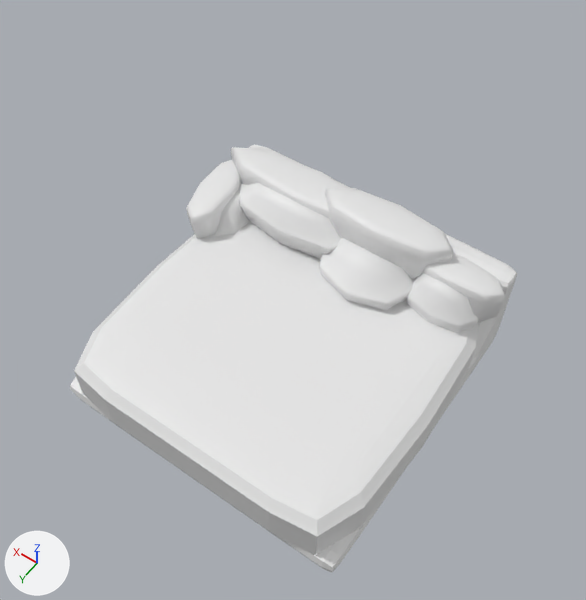
What one commit did to the FBX model Assets/DELETEMELATER2/GroundWater.fbx.
Rendered twice from a 50 mm lens placed at (-0.852, 1.166, 1.404), pointed at (-0.032, 0.018, -0.401). The lights are fixed; the arrows at lower left show +X, +Y and +Z. Where no turn or scale is listed for an object, it has been applied to the vertices.

The scene before the commit, as lines of its bpy script (objects in view):
```python
me_cube = bpy.data.meshes.new('Cube')
me_cube.from_pydata(...)  # 682 vertices, 664 faces; spans x -0.539..0.51, y -0.793..-0.358, z -0.452..0.538
me_cube_001 = bpy.data.meshes.new('Cube.001')
me_cube_001.from_pydata(...)  # 101 vertices, 92 faces; spans x -0.54..0.457, y -0.462..0.462, z -0.723..-0.559
ob_waterground = bpy.data.objects.new('WaterGround', me_cube_001)
ob_waterground.location = (0.033, 0.038, 0.004)
ob_waterwallside = bpy.data.objects.new('WaterWallSide', me_cube)
ob_waterwallside.location = (0.033, 0.038, 0.004)
ob_waterwallside.rotation_euler = (1.571, 0.0, 0.0)  # degrees (90, 0, 0)
```
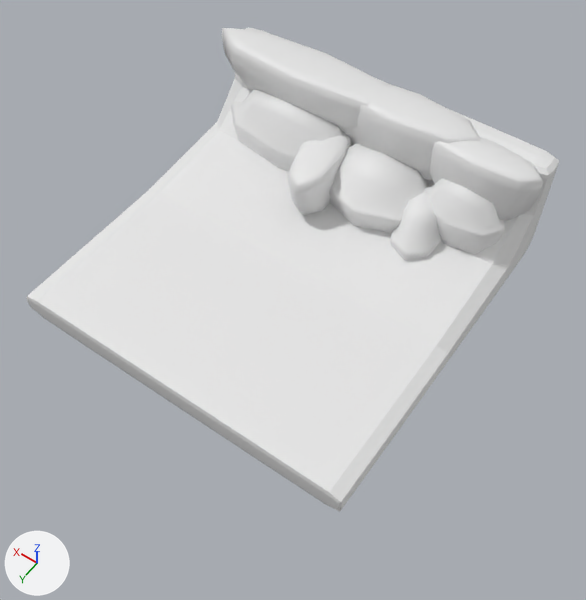
Boxes (x1, y1, x2, y2) around the edits, measured in the pictures (586 x 600 px; the box of a moved part takes in the faces that stretch with it):
'WaterWallSide', reshaped, turned: before (70, 144, 517, 572); after (27, 27, 559, 512)
'WaterGround', deleted: before (74, 222, 479, 555)
part 1 of me_cube, moved or reshaped: before (215, 189, 250, 236); after (390, 192, 441, 260)
part 2 of me_cube, moved or reshaped: before (186, 160, 241, 239); after (288, 131, 352, 216)
part 3 of me_cube, moved or reshaped: before (239, 183, 341, 259); after (231, 90, 342, 171)
part 4 of me_cube, moved or reshaped: before (231, 147, 348, 219); after (222, 28, 389, 132)
part 5 of me_cube, moved or reshaped: before (319, 238, 413, 310); after (329, 144, 429, 233)
part 6 of me_cube, moved or reshaped: before (325, 188, 453, 279); after (344, 83, 481, 180)
part 7 of me_cube, moved or reshaped: before (407, 273, 478, 333); after (425, 178, 505, 254)
part 8 of me_cube, moved or reshaped: before (413, 253, 505, 322); after (429, 136, 543, 221)
part 9 of me_cube, moved or reshaped: before (70, 144, 517, 572); after (27, 27, 559, 512)

What the commit changed:
me_cube is used by ob_waterwallside; location (0.033, 0.038, 0.004); rotation (1.571, 0.0, 0.0), in degrees (90, 0, 0).
me_cube had 682 vertices, 664 faces and spanned x -0.539..0.51, y -0.793..-0.358, z -0.452..0.538.
me_cube now has 682 vertices, 664 faces and spans x -0.484..0.541, y -0.461..0.538, z -0.343..0.051.
me_cube part 1: the loose piece of 58 vertices spanning x 0.313..0.459, y -0.659..-0.47, z 0.188..0.434 is multiplied about its middle by the matrix ((-1.0, 0.0, 0.0), (0.0, 0.0, 1.0), (0.0, 1.0, 0.0)), then moved by (-0.103, 0.876, -0.522).
me_cube part 2: the loose piece of 58 vertices spanning x 0.371..0.51, y -0.66..-0.453, z 0.14..0.463 is multiplied about its middle by the matrix ((-1.0, 0.0, 0.0), (0.0, 0.0, 1.0), (0.0, 1.0, 0.0)), then moved by (-0.475, 0.858, -0.488).
me_cube part 3: the loose piece of 58 vertices spanning x -0.066..0.409, y -0.56..-0.412, z 0.269..0.453 is multiplied about its middle by the matrix ((-1.0, 0.0, 0.0), (0.0, 0.0, 1.0), (0.0, 1.707, 0.0)), then moved by (-0.343, 0.847, -0.522).
me_cube part 4: the loose piece of 58 vertices spanning x -0.141..0.484, y -0.561..-0.399, z 0.344..0.516 is multiplied about its middle by the matrix ((-1.0, 0.0, 0.0), (0.0, 0.0, 1.0), (0.0, 1.0, 0.0)), then moved by (-0.343, 0.909, -0.459).
me_cube part 5: the loose piece of 58 vertices spanning x -0.299..0.044, y -0.601..-0.443, z 0.203..0.494 is multiplied about its middle by the matrix ((-1.0, 0.0, 0.0), (0.0, 0.0, 1.0), (0.0, 1.215, 0.0)), then moved by (0.255, 0.871, -0.515).
me_cube part 6: the loose piece of 58 vertices spanning x -0.353..0.098, y -0.564..-0.358, z 0.331..0.503 is multiplied about its middle by the matrix ((-1.0, 0.0, 0.0), (0.0, 0.0, 1.0), (0.0, 1.0, 0.0)), then moved by (0.255, 0.897, -0.473).
me_cube part 7: the loose piece of 58 vertices spanning x -0.498..-0.249, y -0.623..-0.433, z 0.283..0.431 is multiplied about its middle by the matrix ((-1.0, 0.0, 0.0), (0.0, 0.0, 1.0), (0.0, 1.0, 0.0)), then moved by (0.747, 0.885, -0.497).
me_cube part 8: the loose piece of 58 vertices spanning x -0.539..-0.212, y -0.623..-0.417, z 0.343..0.481 is multiplied about its middle by the matrix ((-1.0, 0.0, 0.0), (0.0, 0.0, 1.0), (0.0, 1.0, 0.0)), then moved by (0.751, 0.932, -0.482).
me_cube part 9: 218 of 682 vertices moved; they spanned x -0.531..0.465, y -0.793..-0.437, z -0.452..0.538 and now span x -0.465..0.541, y -0.461..0.538, z -0.343..0.013; mean shift (0.084, 0.852, -0.407); largest move (-0.523, -0.774, 0.513) -> (0.532, 0.513, -0.323).
Object 'WaterWallSide' (ob_waterwallside) turns from (90, 0, 0) to (0, 0, -180) degrees about x, y and z.
Object 'WaterGround' (ob_waterground) is deleted.
